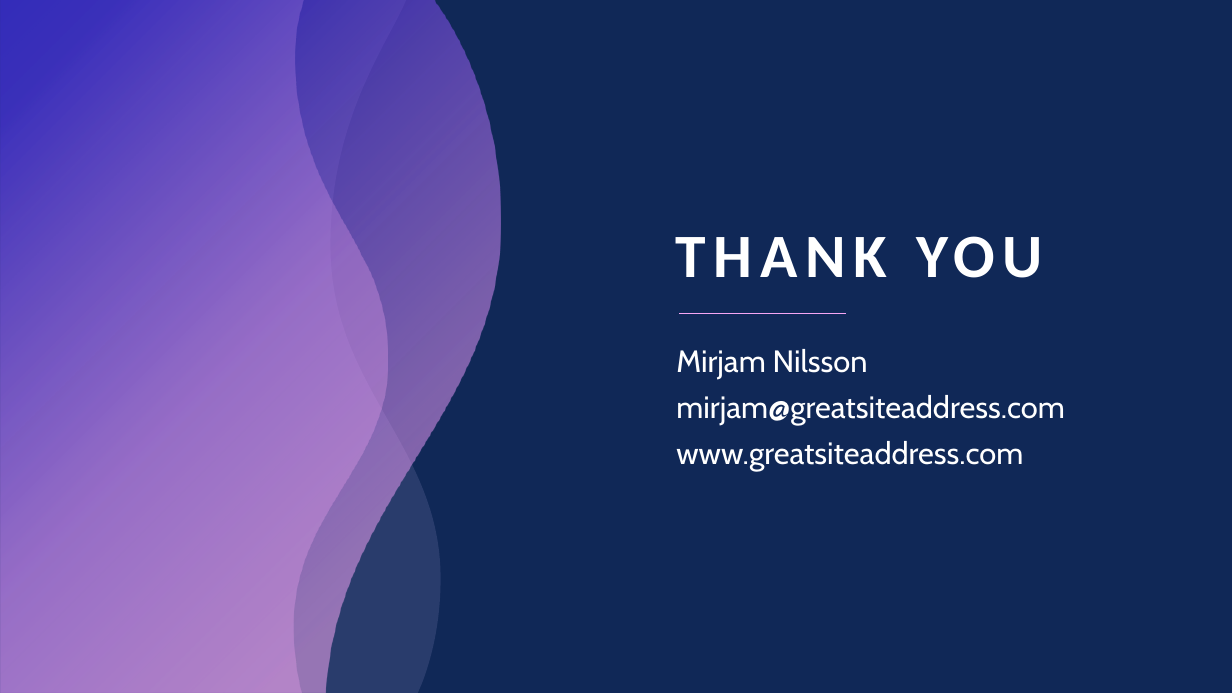
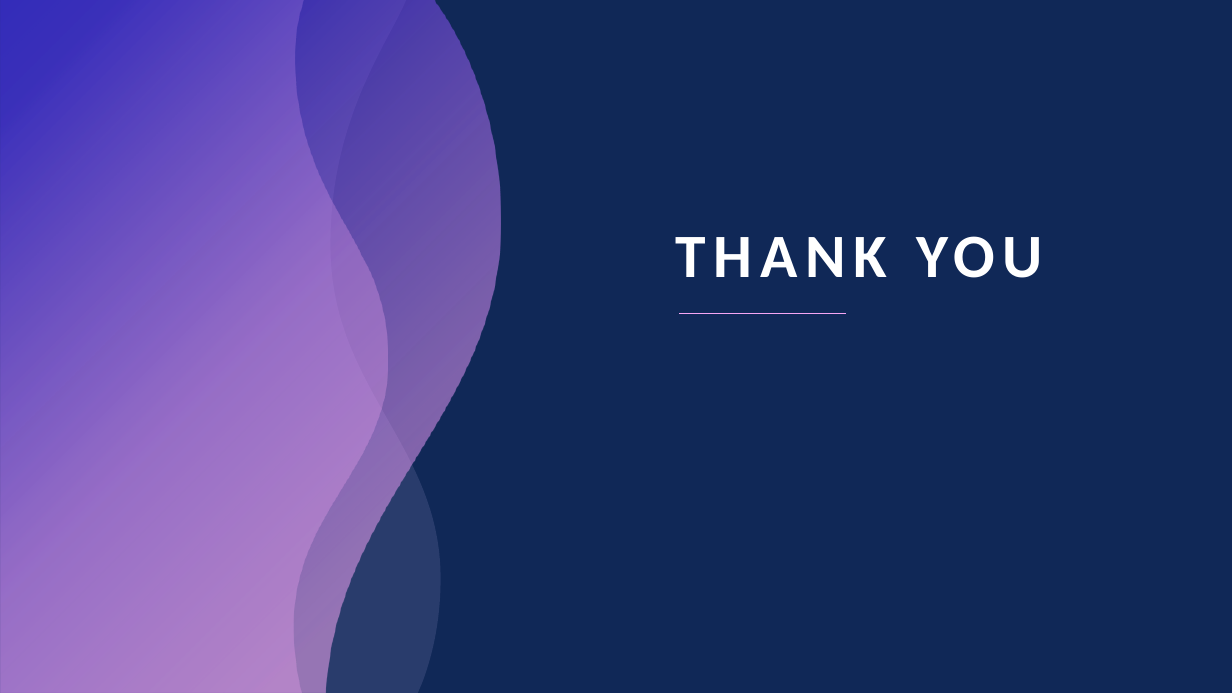
Before and after one commit to skiluvia/project1-varos-kiluvia-conley-melton, a slide deck: slide 15 of Project_1_Presentation.pptx. Drawn at 1232x693 pixels with LibreOffice and Linux fonts; fonts in the diff are those of the drawing. Boxes give left, top, right and bottom in pixels: in the first picture for what was removed or moved away, otherwise in the second. Text is boxed around its words. In the diff, an @@ line names an element or a change of style, - is before the commit and + after.

```diff
--- a/Project_1_Presentation.pptx
+++ b/Project_1_Presentation.pptx
@@ text removed at <box>676,349,1064,471</box> @@
-Mirjam Nilsson
-mirjam@greatsiteaddress.com
-www.greatsiteaddress.com
```
Also in this commit, not shown: 13 slides added, 13 slides removed.
